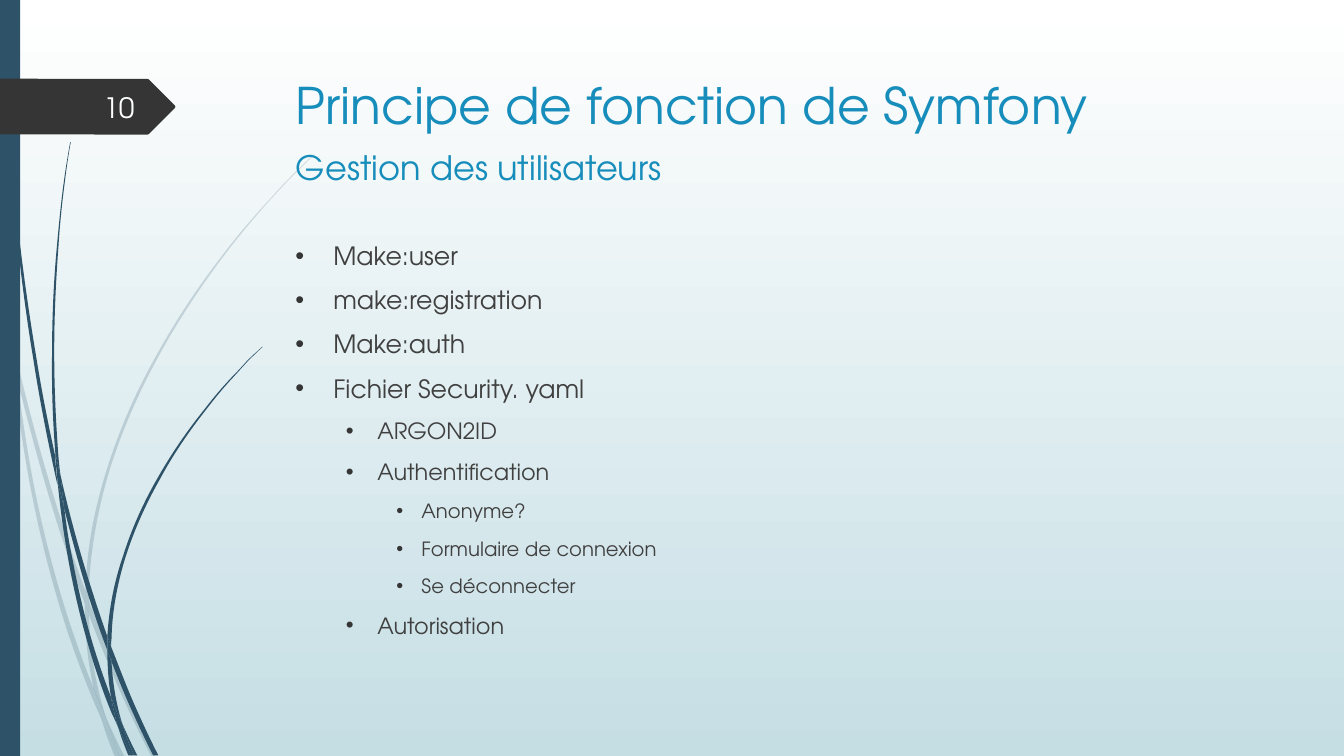
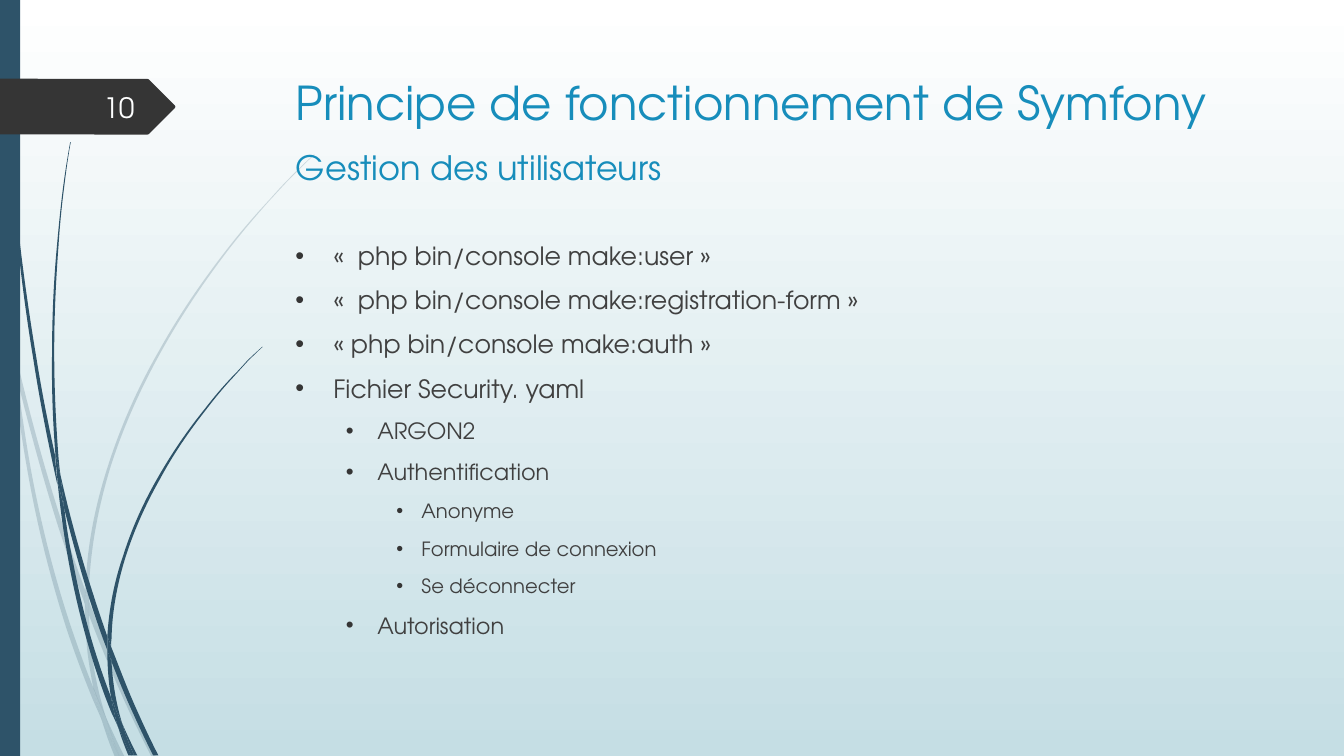
Before and after one commit to LisaF0/projet, a slide deck: slide 10 of aDoc/Projet boutique en ligne.pptx. Drawn at 1344x756 pixels with LibreOffice and Linux fonts; fonts in the diff are those of the drawing. Boxes give left, top, right and bottom in pixels: in the first picture for what was removed or moved away, otherwise in the second. Text is boxed around its words. In the diff, an @@ line names an element or a change of style, - is before the commit and + after.

```diff
--- a/aDoc/Projet boutique en ligne.pptx
+++ b/aDoc/Projet boutique en ligne.pptx
@@ text at [296,85,1206,129]: text changed; size 36 to 33.3 pt @@
-Principe de fonction de Symfony
+Principe de fonctionnement de Symfony
@@ text at [351,246,841,358]: text changed @@
-• Make:user
-• make:registration
-• Make:auth
+• « php bin/console make:user »
+• « php bin/console make:registration-form »
+• « php bin/console make:auth »
@@ text at [377,422,475,440]: text changed @@
-  • ARGON2ID
+  • ARGON2
@@ text at [421,503,514,522]: text changed @@
-    • Anonyme?
+    • Anonyme
```
Also in this commit, not shown: 17 other slides changed, 2 slides added, 1 slide removed, 8 other files.
